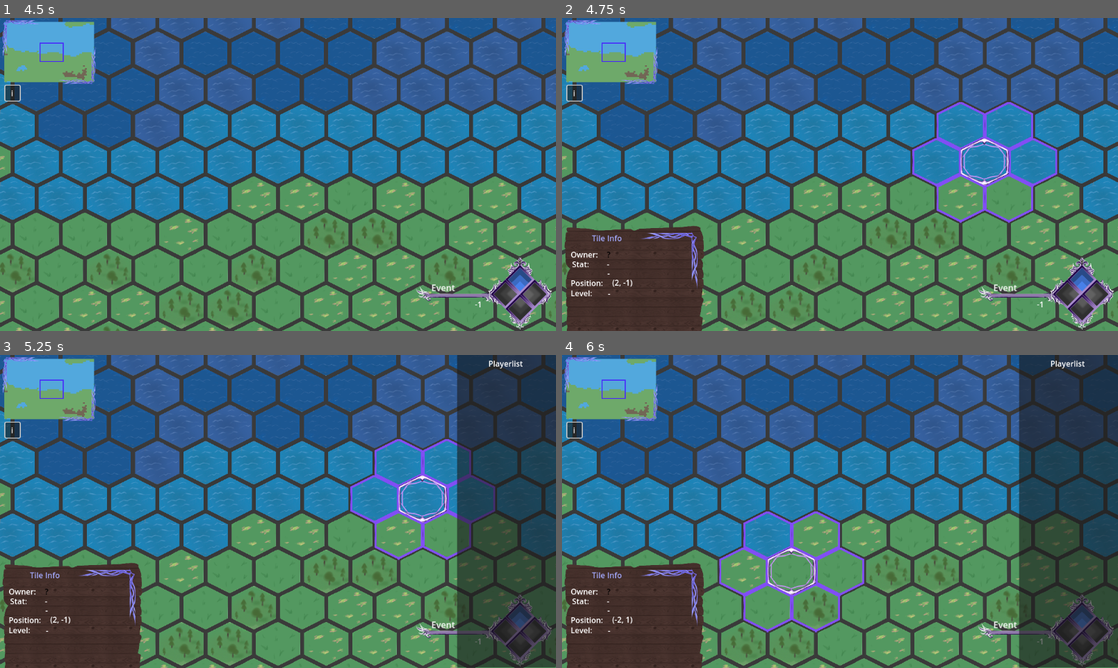
Above: before the commit, frames 1-4 (two rows, left to right).
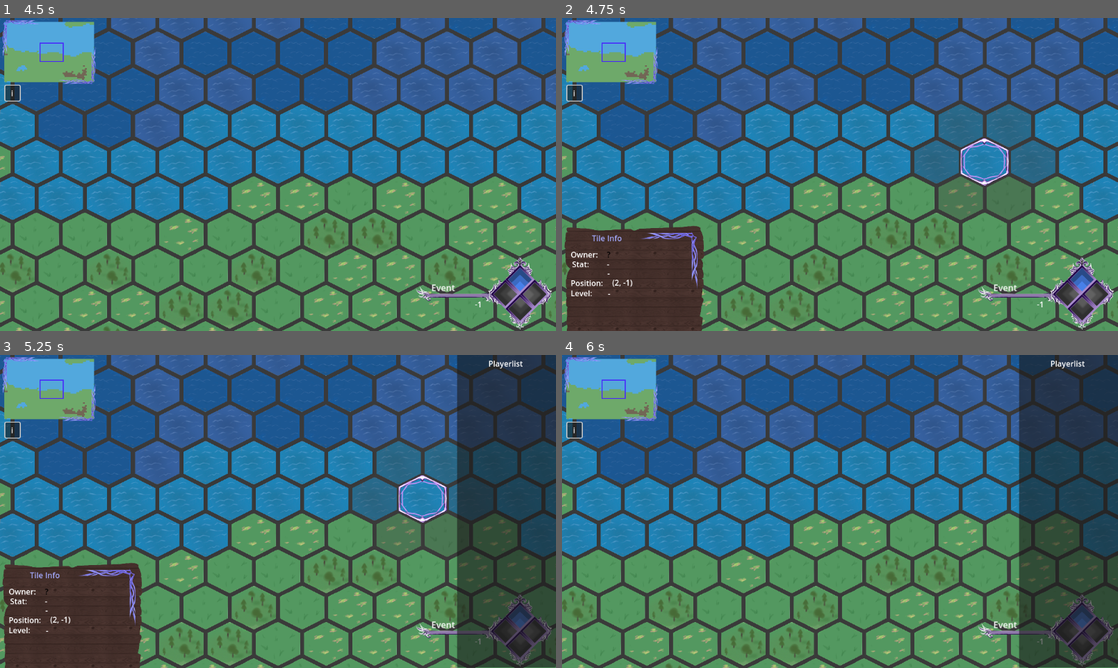
Above: after the commit, the same moments.

Repository: DragonCat4012/Shyv_Game
Game: Godot game, scene res://Scenes/menu.tscn
The game is run twice, just before and just after one commit, with the same random seed, the same clock (stepped at 60 frames per second) and the same inputs.
Inputs (mouse positions are in pixels of both pictures, inside the frame that each line leads up to):
- Up to frame 1 (4.5 s): click "Test Map" at 0.5 s; click "i" at 1.25 s; click "End turn" at 2 s; click "i" at 2.75 s; click "i" at 3.5 s; tap Enter at 4.25 s; move the mouse to (400, 158) at 4.27 s; right-click (400, 158) at 4.35 s; click (400, 158) at 4.42 s
- Up to frame 2 (4.75 s): no input
- Up to frame 3 (5.25 s): tap Space at 5 s; drag from (166, 527) to (250, 574) at 5.02 s
- Up to frame 4 (6 s): move the mouse to (895, 442) at 5.77 s; right-click (895, 442) at 5.85 s; click (895, 442) at 5.92 s

Frame 1 is identical in both runs. In frame 2, 6.1% of the frame differs, in the area x 63-90%, y 26-66%; in frame 3, 5.1%; in frame 4, 8.4%, in the area x 0-55%, y 50-100%.
Error in both runs: Attempt to call function 'get_as_text' in base 'null instance' on a null instance. (res://Scenes/menu.gd:14)

Commit message:
Update tile seelct ui

Diff:
--- a/Scenes/Game/MapScene.gd
+++ b/Scenes/Game/MapScene.gd
@@ -58,9 +58,15 @@
 	if Input.is_action_just_released("left_click"):
 		tile_map.local_to_map(to_local(get_global_mouse_position()))
 		_select_tile(get_global_mouse_position())
+	if Input.is_action_just_released("right_click"): # undo selection if there is one
+		if tile_map.oldSeelctedTile:
+			_select_tile_local(tile_map.oldSeelctedTile)
 
 func _select_tile(global: Vector2):
 	var tilePos = tile_map.local_to_map(to_local(global))
+	_select_tile_local(tilePos)
+
+func _select_tile_local(tilePos: Vector2):
 	tile_map.clear_layer(tile_map.layerSelect) # clear previous selection
 
 	if tilePos == tile_map.oldSeelctedTile:
--- a/Scenes/Overlays/TileInfo.gd
+++ b/Scenes/Overlays/TileInfo.gd
@@ -39,16 +39,18 @@
 	if GamManager.ownNation: # host doesnt have nation
 		if nation.assignedID == GamManager.ownNation.assignedID: # own tile
 			selected_tile = GamManager.get_buildTile_from_pos(selected_tile_position)
-			if selected_tile:
-				if selected_tile.building.currentLevel == 5:
-					upgrade_button.disabled = true
+			if selected_tile: # Owner Actions
+				if GamManager.currentPhase == 2:
+					if selected_tile.building.currentLevel == 5:
+						upgrade_button.disabled = true
+					else:
+						upgrade_button.disabled = false
 				else:
 					upgrade_button.disabled = false
 			panel.position.y = y_position_action
 			owner_actions.visible = true
 		else:
 			panel.position.y = y_position_no_action
-
 
 	tile_owner.add_theme_color_override("font_color", nation.color)
 
--- a/project.godot
+++ b/project.godot
@@ -59,3 +59,8 @@
 "events": [Object(InputEventMouseButton,"resource_local_to_scene":false,"resource_name":"","device":-1,"window_id":0,"a …(258 unchanged characters)…
 ]
 }
+right_click={
+"deadzone": 0.5,
+"events": [Object(InputEventMouseButton,"resource_local_to_scene":false,"resource_name":"","device":-1,"window_id":0,"alt_pressed":false,"shift_pressed":false,"ctrl_pressed":false,"meta_pressed":false,"button_mask":2,"position":Vector2(151, 16),"global_position":Vector2(155, 57),"factor":1.0,"button_index":2,"canceled":false,"pressed":true,"double_click":false,"script":null)
+]
+}
Binary file changed: Graphics/Map/TileMap.png
